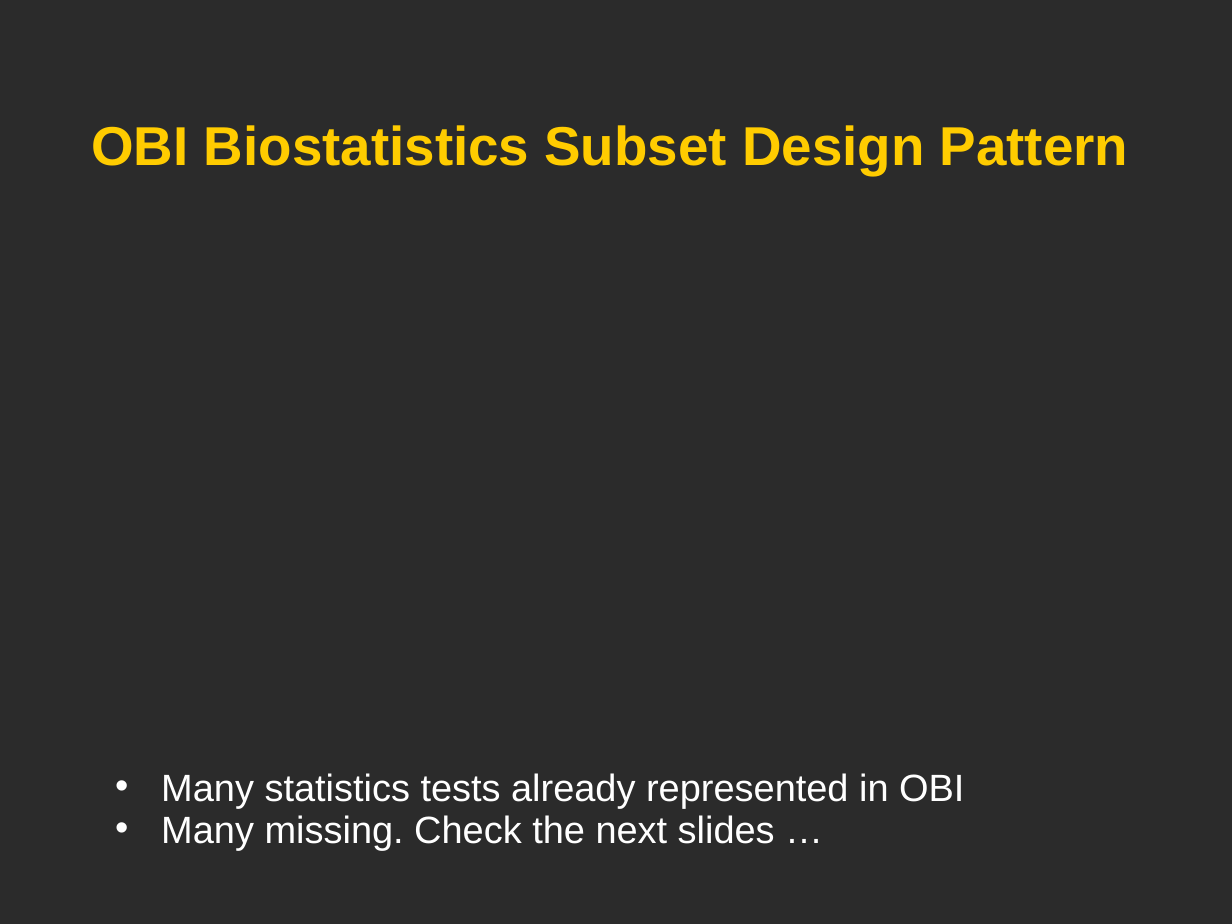
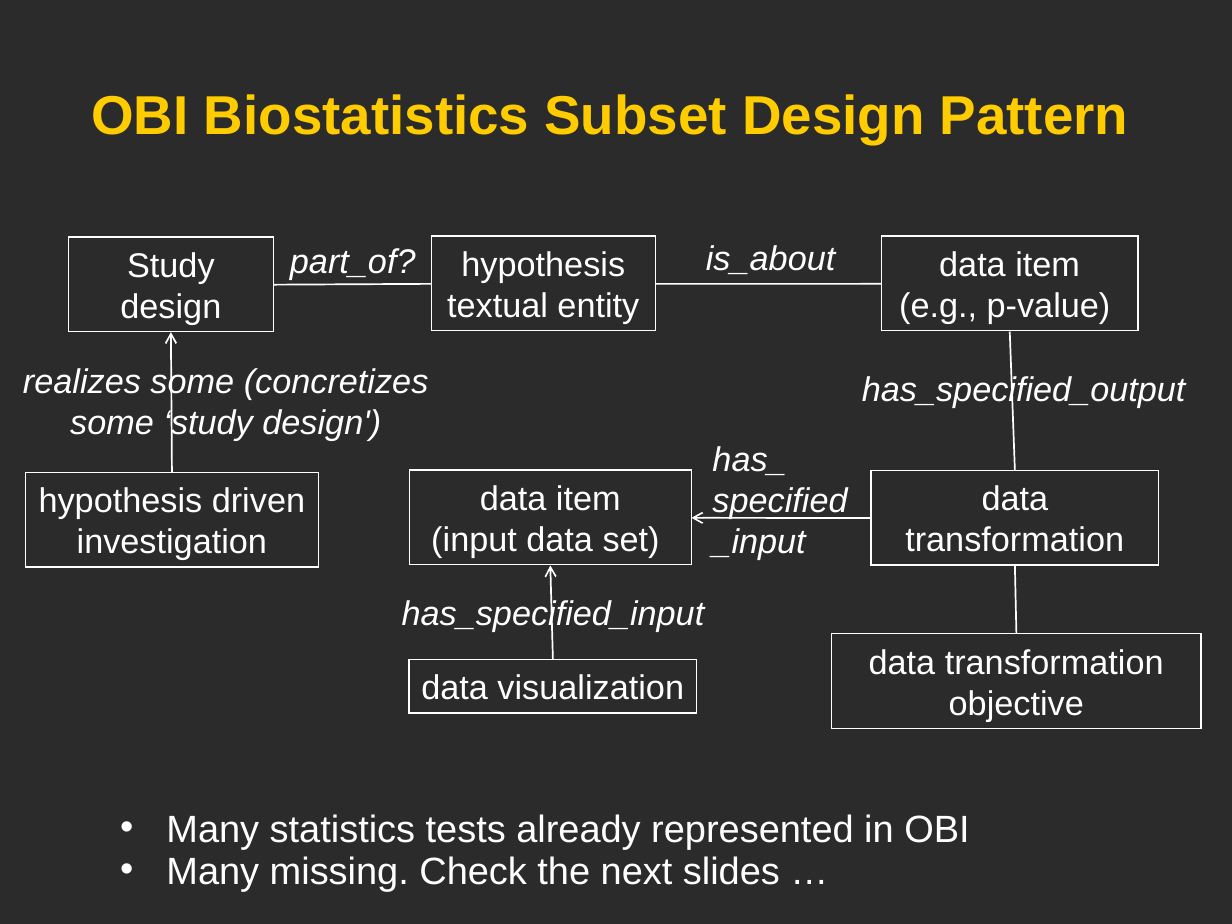
Before and after one commit to obi-ontology/obi-legacy-svn, a slide deck: slide 5 of trunk/docs/presentations/OBI workshop May 2012 Ann Arbor/OBI Statistics/Statistics_OBI_He.ppt. Drawn at 1232x924 pixels with LibreOffice and Linux fonts; fonts in the diff are those of the drawing; background and template pictures are left out; a plain dark background stands for a picture behind light text. Boxes give left, top, right and bottom in pixels: in the first picture for what was removed or moved away, otherwise in the second. Text is boxed around its words. In the diff, an @@ line names an element or a change of style, - is before the commit and + after.

```diff
--- a/trunk/docs/presentations/OBI workshop May 2012 Ann Arbor/OBI Statistics/Statistics_OBI_He.ppt
+++ b/trunk/docs/presentations/OBI workshop May 2012 Ann Arbor/OBI Statistics/Statistics_OBI_He.ppt
@@ text "OBI Biostatistics Subset Design Pattern": place and size @@
-text "OBI Biostatistics Subset Design Pattern" at box(91, 125, 1129, 175)
+text "OBI Biostatistics Subset Design Pattern" at box(91, 94, 1129, 144)
@@ rectangle added at box(68, 237, 274, 331), outline #FFFFFF 0.74 pt, 20 pt, text #FFFFFF @@
+Study design
@@ rectangle added at box(431, 237, 655, 331), outline #FFFFFF 0.74 pt, 20 pt, text #FFFFFF @@
+hypothesis textual entity
@@ rectangle added at box(881, 237, 1137, 331), outline #FFFFFF 0.74 pt, 20 pt, text #FFFFFF @@
+data item
+(e.g., p-value)
@@ text added at box(290, 248, 416, 280), 20 pt, text #FFFFFF, italic @@
+part_of?
@@ text added at box(706, 245, 835, 274), 20 pt, text #FFFFFF, italic @@
+is_about
@@ line added from (431, 283) to (274, 285), #FFFFFF 0.99 pt @@
@@ line added from (881, 283) to (655, 283), #FFFFFF 0.99 pt @@
@@ arrow added from (172, 472) to (171, 333), #FFFFFF 0.99 pt @@
@@ line added from (1015, 471) to (1010, 331), #FFFFFF 0.99 pt @@
@@ text added at box(23, 366, 429, 441), 20 pt, text #FFFFFF, italic @@
+realizes some (concretizes some ‘study design')
@@ text added at box(862, 373, 1186, 407), 20 pt, text #FFFFFF, italic @@
+has_specified_output
@@ text added at box(712, 446, 847, 559), 20 pt, text #FFFFFF, italic @@
+has_
+specified
+_input
@@ rectangle added at box(26, 472, 319, 567), outline #FFFFFF 0.74 pt, 20 pt, text #FFFFFF @@
+hypothesis driven investigation
@@ rectangle added at box(409, 471, 691, 565), outline #FFFFFF 0.74 pt, 20 pt, text #FFFFFF @@
+data item
+(input data set)
@@ rectangle added at box(871, 471, 1158, 565), outline #FFFFFF 0.74 pt, 20 pt, text #FFFFFF @@
+data transformation
@@ arrow added from (871, 517) to (691, 517), #FFFFFF 0.99 pt @@
@@ arrow added from (553, 659) to (551, 565), #FFFFFF 0.99 pt @@
@@ line added from (1015, 565) to (1016, 633), #FFFFFF 0.99 pt @@
@@ text added at box(402, 597, 705, 631), 20 pt, text #FFFFFF, italic @@
+has_specified_input
@@ rectangle added at box(409, 659, 696, 713), outline #FFFFFF 0.74 pt, 20 pt, text #FFFFFF @@
+data visualization
@@ rectangle added at box(832, 633, 1201, 728), outline #FFFFFF 0.74 pt, 20 pt, text #FFFFFF @@
+data transformation objective
@@ text "Many statistics tests already represented ...": place and size @@
-text "Many statistics tests already represented ..." at box(161, 773, 964, 850)
+text "Many statistics tests already represented ..." at box(166, 814, 969, 892)
```
Also in this commit, not shown: 2 other slides changed, 1 slide added, 3 other files.
